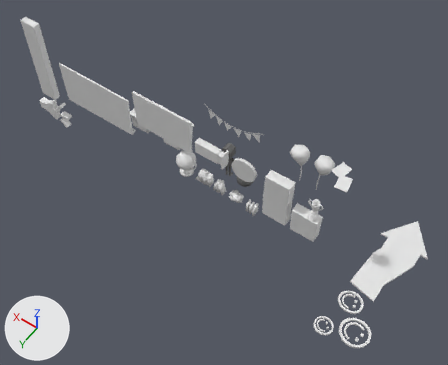
An edit to the Blender file SourceArt/Models/PropFactory.blend, drawn before and after from the same camera.
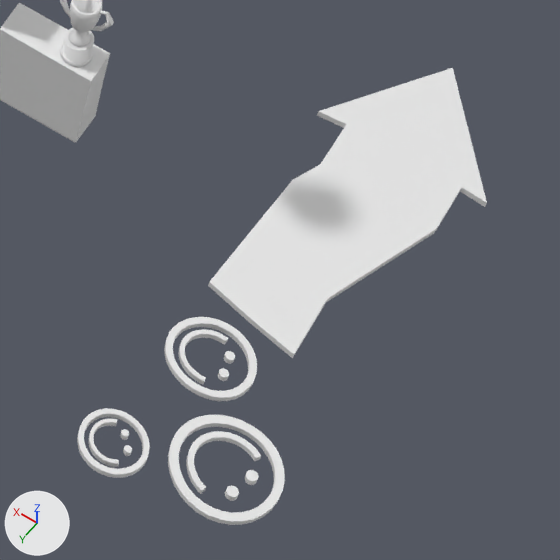
Old and new are each drawn whole from a camera (50 mm lens) standing at (-16.33, 14.32, 23.22) and looking at (-6.14, 0.05, 0.81) and again close up on the part from 65% to 100% of the width and 55% to 98% of the height. Every picture has the same lights, and +X, +Y and +Z are marked at lower left.

Script lines for the objects in view, before the commit:
```python
me_cube_008 = bpy.data.meshes.new('Cube.008')
me_cube_008.from_pydata(...)  # 36 vertices, 34 faces; spans x -0.63..0.649, y -0.472..0.0, z -0.001..1.45
me_cylinder_003 = bpy.data.meshes.new('Cylinder.003')
me_cylinder_003.from_pydata(...)  # 280 vertices, 262 faces; spans x -0.362..0.356, y -0.203..0.194, z -0.003..1.064
me_sphere_001 = bpy.data.meshes.new('Sphere.001')
me_sphere_001.from_pydata(...)  # 1026 vertices, 838 faces; spans x -1.41..1.1, y -3.72..3.54, z -0.05..0.05
ob_prop_shelvesunit_001 = bpy.data.objects.new('Prop_ShelvesUnit.001', me_cube_008)
ob_prop_shelvesunit_001.location = (-10.32, 0.0, 0.0)
ob_trophee = bpy.data.objects.new('Trophee', me_cylinder_003)
ob_trophee.location = (-10.61, -0.23, 1.43)
ob_tutorialarrow = bpy.data.objects.new('TutorialArrow', me_sphere_001)
ob_tutorialarrow.location = (-13.96, 0.0, 0.0)
```
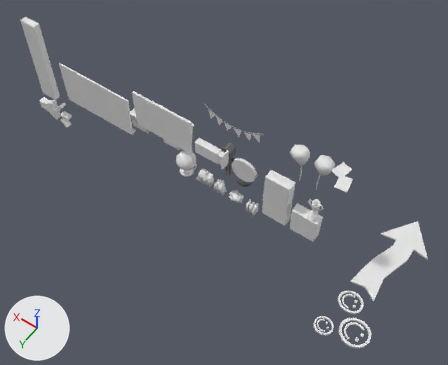
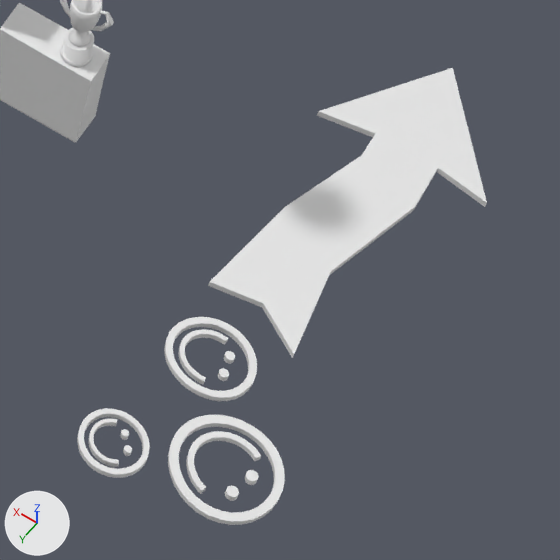
Pixel boxes (x1, y1, x2, y2) of what changed, in the close-ups (560 x 560 px; the box of a moved part takes in the faces that stretch with it):
part 1 of me_sphere_001, moved or reshaped
    both: (208, 110, 483, 358)

What the commit changed:
me_sphere_001 has 1026 vertices, 838 faces and spans x -1.41..1.1, y -3.72..3.54, z -0.05..0.05.
me_sphere_001 is used by ob_tutorialarrow; location (-13.96, 0.0, 0.0).
me_sphere_001 part 1: 18 of 1026 vertices moved; they spanned x -1.07..0.64, y -2.18..0.9, z -0.05..0.05 and now span x -0.73..0.54, y -2.26..0.64, z -0.05..0.05; mean shift (0.0, -0.16, 0.0); largest move (0.47, -1.46, -0.05) -> (0.12, -1.87, -0.05).
